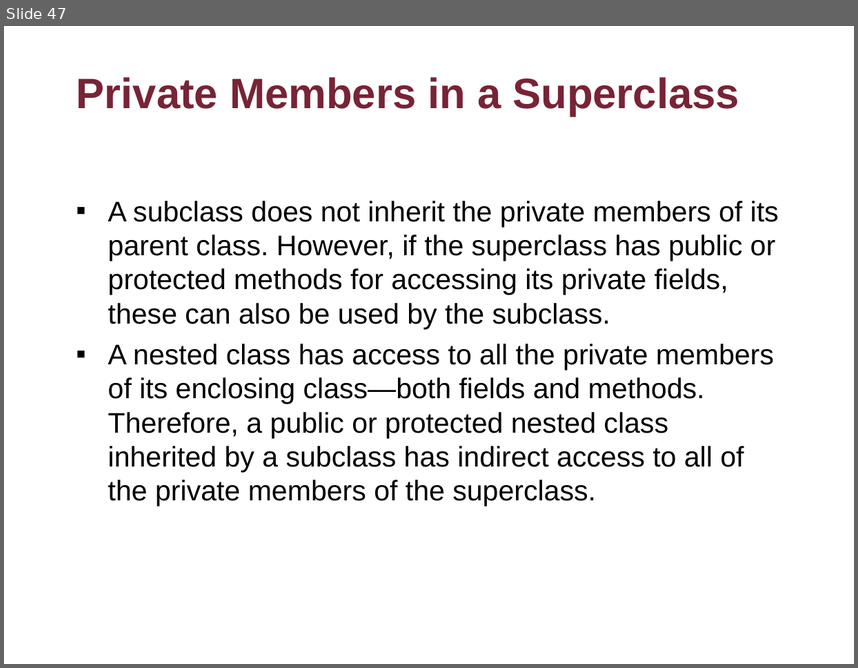
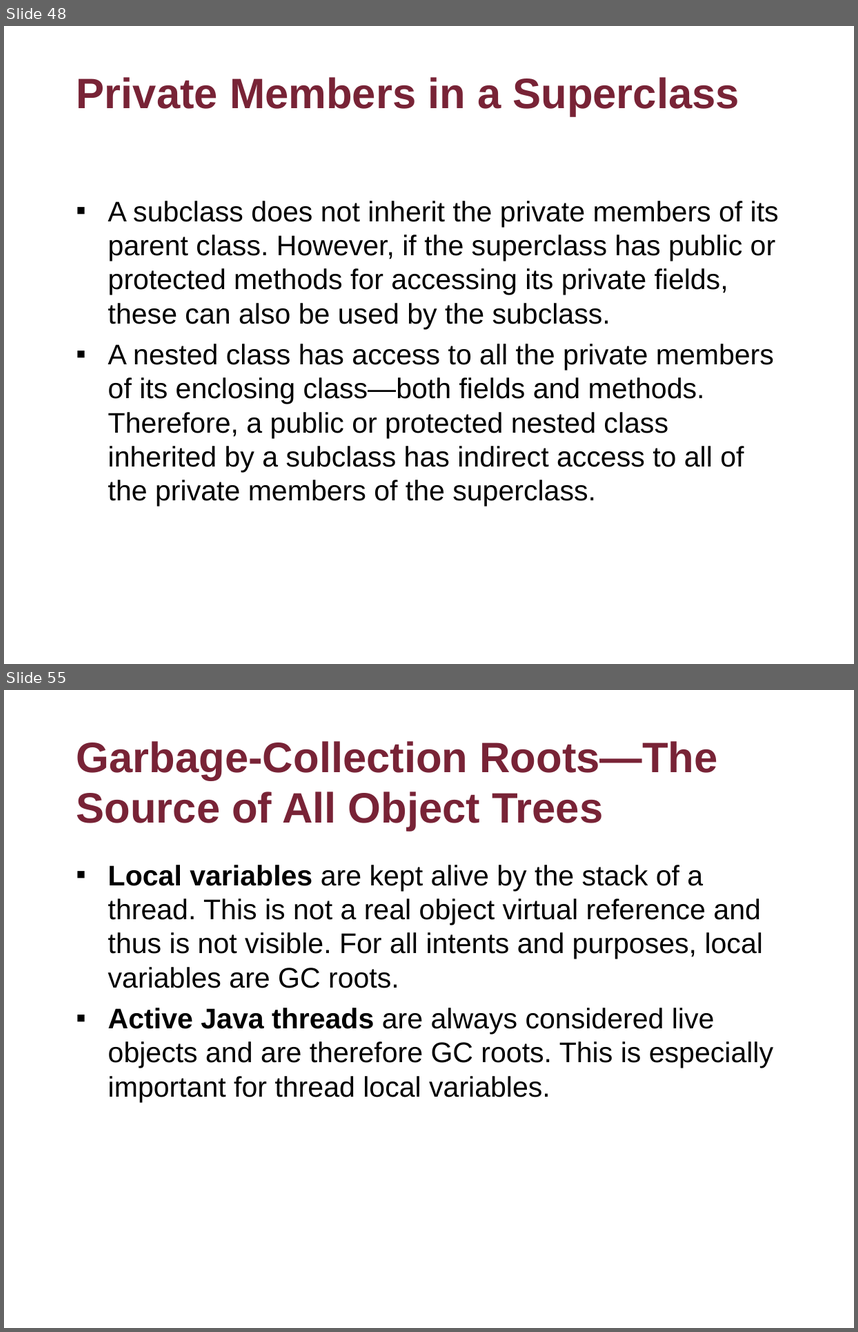
Before and after one commit to flyworker/java-workshop, a slide deck: Advanced Java Workshop-Concordia.ppt. Shown one above the other, each under a label of ours: slide 47 before the commit, slides 48 and 55 after it; the slides between them are not shown. The pictures are 858x668 and 858x1332 pixels, drawn with LibreOffice and Linux fonts; fonts in the diff are those of the drawing; background and template pictures are left out. Boxes give left, top, right and bottom in pixels: in the first picture for what was removed or moved away, otherwise in the second. Text is boxed around its words. In the diff, an @@ line names an element or a change of style, - is before the commit and + after.

```diff
--- a/Advanced Java Workshop-Concordia.ppt
+++ b/Advanced Java Workshop-Concordia.ppt
@@ slide 55 added at (4, 690, 854, 1328), background picture (left out) @@
@@ title added at (76, 741, 717, 831), 36 pt, text #782336, bold @@
+Garbage-Collection Roots—The Source of All Object Trees
@@ text added at (108, 865, 773, 1102), 24 pt, text #000000 @@
+▪ Local variables are kept alive by the stack of a thread. This is not a real object virtual reference and thus is not visible. For all intents and purposes, local variables are GC roots.
+▪ Active Java threads are always considered live objects and are therefore GC roots. This is especially important for thread local variables.
@@ what was slide 47 is now slide 48 @@
```
Also in this commit, not shown: 24 other slides added, 9 other files.
